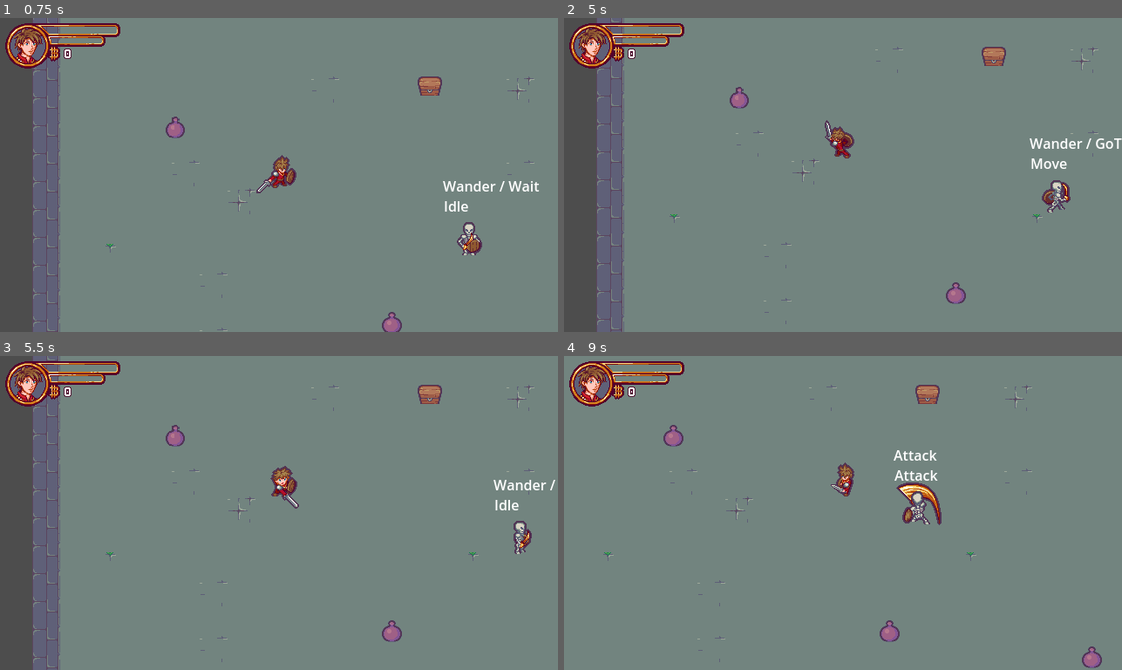
Above: before the commit, frames 1-4 (two rows, left to right).
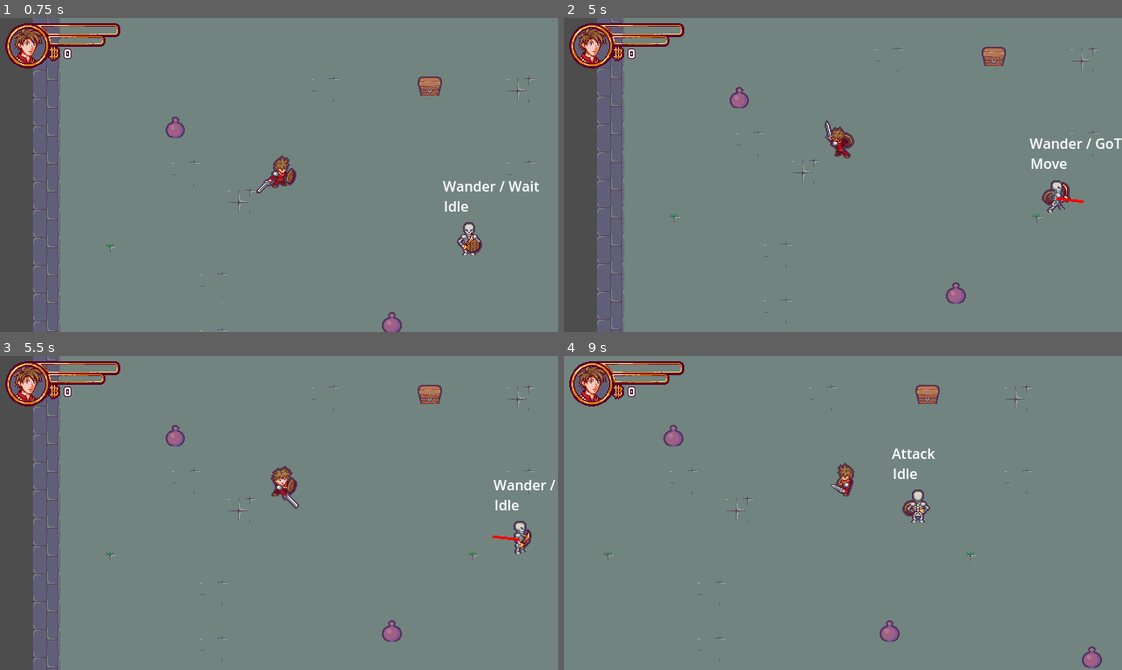
Above: after the commit, the same moments.

Repository: sylvainlap/game-002
Game: Godot game, scene res://Scenes/Levels/level.tscn
The game is run twice, just before and just after one commit, with the same random seed, the same clock (stepped at 60 frames per second) and the same inputs. Sound files missing from this copy of the repository are replaced by a short silence.
Inputs:
- Up to frame 1 (0.75 s): tap Enter (ui_accept) at 0.5 s; hold Right (ui_right) from 0.53 s (still down)
- Up to frame 2 (5 s): tap Enter (ui_accept) at 0.77, 1.52, 3.02, 3.77, 4.52 s; release Right (ui_right) at 1.28 s; hold Down (ui_down) 1.28-2.03 s; hold Right (ui_right) 2.03-2.78 s; hold Up (ui_up) 2.78-3.53 s; hold Left (ui_left) from 3.53 s (still down)
- Up to frame 3 (5.5 s): release Left (ui_left) at 5.03 s; hold Down (ui_down) from 5.03 s (still down)
- Up to frame 4 (9 s): release Down (ui_down) at 5.78 s; hold Right (ui_right) 5.78-6.53 s; tap Enter (ui_accept) at 6.02, 6.77, 7.52 s; hold Up (ui_up) 6.53-7.28 s; hold Right (ui_right) 7.28-8.03 s; hold Down (ui_down) 8.03-8.78 s; hold Left (ui_left) from 8.78 s (still down)

Frame 1 is identical in both runs. In frame 2, less than 0.1% of the frame differs, in the area x 88-94%, y 57-59%; in frame 3, less than 0.1%; in frame 4, 1.0%, in the area x 58-68%, y 29-54%.

Commit message:
chore: video 15 finished

Diff:
--- a/Scenes/Actors/Character/character.tscn
+++ b/Scenes/Actors/Character/character.tscn
@@ -1,18 +1,26 @@
-[gd_scene load_steps=9 format=3 uid="uid://o86pw35ntehg"]
+[gd_scene load_steps=11 format=3 uid="uid://o86pw35ntehg"]
 
 [ext_resource type="PackedScene" uid="uid://d3ncuh1jq0sqw" path="res://Scenes/Actors/actor.tscn" id="1_ixfix"]
 [ext_resource type="Script" path="res://Scenes/Actors/Character/character.gd" id="1_wtjlj"]
 [ext_resource type="SpriteFrames" uid="uid://bgxuab8h77fyl" path="res://Scenes/Actors/Character/character_sprite_frame.tres" id="2_siyj3"]
 [ext_resource type="Shape2D" uid="uid://byq2fmlc165jm" path="res://Scenes/Actors/Character/character_hit_box.tres" id="3_71yk0"]
+[ext_resource type="Shader" path="res://Scenes/Actors/actor.gdshader" id="3_nlwos"]
 [ext_resource type="Shape2D" uid="uid://nfnfl8elw6st" path="res://Scenes/Actors/Character/character_attack_hit_box.tres" id="4_erdnv"]
 [ext_resource type="Script" path="res://Scenes/Actors/Character/States/move.gd" id="6_4gx33"]
 [ext_resource type="Script" path="res://Scenes/Actors/Character/States/idle.gd" id="6_p5kfc"]
 [ext_resource type="Script" path="res://Scenes/Actors/Character/States/attack.gd" id="8_7bog1"]
 
+[sub_resource type="ShaderMaterial" id="ShaderMaterial_iefgq"]
+resource_local_to_scene = true
+shader = ExtResource("3_nlwos")
+shader_parameter/flash_color = Color(1, 1, 1, 1)
+shader_parameter/opacity = 0.0
+
 [node name="Character" instance=ExtResource("1_ixfix")]
 script = ExtResource("1_wtjlj")
 
 [node name="AnimatedSprite2D" parent="." index="0"]
+material = SubResource("ShaderMaterial_iefgq")
 sprite_frames = ExtResource("2_siyj3")
 animation = &"idle_down"
 
--- a/Scenes/Actors/Character/character_hit_box.tres
+++ b/Scenes/Actors/Character/character_hit_box.tres
@@ -1,4 +1,4 @@
 [gd_resource type="CircleShape2D" format=3 uid="uid://byq2fmlc165jm"]
 
 [resource]
-radius = 15.0
+radius = 12.0
--- a/Scenes/Actors/Character/character_sprite_frame.tres
+++ b/Scenes/Actors/Character/character_sprite_frame.tres
@@ -1,6 +1,7 @@
-[gd_resource type="SpriteFrames" load_steps=34 format=3 uid="uid://bgxuab8h77fyl"]
+[gd_resource type="SpriteFrames" load_steps=43 format=3 uid="uid://bgxuab8h77fyl"]
 
 [ext_resource type="Texture2D" uid="uid://f2xrubpf625s" path="res://Scenes/Actors/Character/Sprites/Character_SpriteSheet.png" id="1_x3vsk"]
+[ext_resource type="Texture2D" uid="uid://cdkny04gjxuod" path="res://Scenes/Actors/Character/Sprites/Character_SpriteSheet_Block_hurt.png" id="2_7cxfc"]
 
 [sub_resource type="AtlasTexture" id="AtlasTexture_43kpu"]
 atlas = ExtResource("1_x3vsk")
@@ -49,6 +50,38 @@
 [sub_resource type="AtlasTexture" id="AtlasTexture_q0mrn"]
 atlas = ExtResource("1_x3vsk")
 region = Rect2(448, 64, 64, 64)
+
+[sub_resource type="AtlasTexture" id="AtlasTexture_dhd84"]
+atlas = ExtResource("2_7cxfc")
+region = Rect2(0, 0, 64, 64)
+
+[sub_resource type="AtlasTexture" id="AtlasTexture_g0bcf"]
+atlas = ExtResource("2_7cxfc")
+region = Rect2(64, 0, 64, 64)
+
+[sub_resource type="AtlasTexture" id="AtlasTexture_klloj"]
+atlas = ExtResource("2_7cxfc")
+region = Rect2(0, 192, 64, 64)
+
+[sub_resource type="AtlasTexture" id="AtlasTexture_kjap4"]
+atlas = ExtResource("2_7cxfc")
+region = Rect2(64, 192, 64, 64)
+
+[sub_resource type="AtlasTexture" id="AtlasTexture_v7fn7"]
+atlas = ExtResource("2_7cxfc")
+region = Rect2(0, 128, 64, 64)
+
+[sub_resource type="AtlasTexture" id="AtlasTexture_y86yu"]
+atlas = ExtResource("2_7cxfc")
+region = Rect2(64, 128, 64, 64)
+
+[sub_resource type="AtlasTexture" id="AtlasTexture_ip6d1"]
+atlas = ExtResource("2_7cxfc")
+region = Rect2(0, 64, 64, 64)
+
+[sub_resource type="AtlasTexture" id="AtlasTexture_pk73p"]
+atlas = ExtResource("2_7cxfc")
+region = Rect2(64, 64, 64, 64)
 
 [sub_resource type="AtlasTexture" id="AtlasTexture_iyebn"]
 atlas = ExtResource("1_x3vsk")
@@ -190,9 +223,53 @@
 }, {
 "frames": [{
 "duration": 1.0,
+"texture": SubResource("AtlasTexture_dhd84")
+}, {
+"duration": 1.0,
+"texture": SubResource("AtlasTexture_g0bcf")
+}],
+"loop": false,
+"name": &"hurt_down",
+"speed": 5.0
+}, {
+"frames": [{
+"duration": 1.0,
+"texture": SubResource("AtlasTexture_klloj")
+}, {
+"duration": 1.0,
+"texture": SubResource("AtlasTexture_kjap4")
+}],
+"loop": false,
+"name": &"hurt_left",
+"speed": 5.0
+}, {
+"frames": [{
+"duration": 1.0,
+"texture": SubResource("AtlasTexture_v7fn7")
+}, {
+"duration": 1.0,
+"texture": SubResource("AtlasTexture_y86yu")
+}],
+"loop": false,
+"name": &"hurt_right",
+"speed": 5.0
+}, {
+"frames": [{
+"duration": 1.0,
+"texture": SubResource("AtlasTexture_ip6d1")
+}, {
+"duration": 1.0,
+"texture": SubResource("AtlasTexture_pk73p")
+}],
+"loop": false,
+"name": &"hurt_up",
+"speed": 5.0
+}, {
+"frames": [{
+"duration": 1.0,
 "texture": SubResource("AtlasTexture_iyebn")
 }],
-"loop": true,
+"loop": false,
 "name": &"idle_down",
 "speed": 5.0
 }, {
@@ -200,7 +277,7 @@
 "duration": 1.0,
 "texture": SubResource("AtlasTexture_d0vjo")
 }],
-"loop": true,
+"loop": false,
 "name": &"idle_left",
 "speed": 5.0
 }, {
@@ -208,7 +285,7 @@
 "duration": 1.0,
 "texture": SubResource("AtlasTexture_ltg4c")
 }],
-"loop": true,
+"loop": false,
 "name": &"idle_right",
 "speed": 5.0
 }, {
@@ -216,7 +293,7 @@
 "duration": 1.0,
 "texture": SubResource("AtlasTexture_ro31n")
 }],
-"loop": true,
+"loop": false,
 "name": &"idle_up",
 "speed": 5.0
 }, {
--- a/Scenes/Actors/Enemies/Skeleton/skeleton.tscn
+++ b/Scenes/Actors/Enemies/Skeleton/skeleton.tscn
@@ -1,7 +1,9 @@
-[gd_scene load_steps=48 format=3 uid="uid://c6wmus4cqvgq6"]
+[gd_scene load_steps=59 format=3 uid="uid://c6wmus4cqvgq6"]
 
 [ext_resource type="PackedScene" uid="uid://bya3mc8wmmafc" path="res://Scenes/Actors/Enemies/enemy.tscn" id="1_ml3yf"]
 [ext_resource type="Texture2D" uid="uid://ciq1g308rup6j" path="res://Scenes/Actors/Enemies/Skeleton/Sprites/Squelette_SpriteSheet.png" id="2_aibn1"]
+[ext_resource type="Shader" path="res://Scenes/Actors/actor.gdshader" id="2_lotmy"]
+[ext_resource type="Texture2D" uid="uid://kgvr5v83xgfa" path="res://Scenes/Actors/Enemies/Skeleton/Sprites/Squelette_SpriteSheet_Hurt.png" id="3_bu3tx"]
 [ext_resource type="Script" path="res://StateMachine/state_machine.gd" id="3_e24xs"]
 [ext_resource type="Script" path="res://Scenes/Actors/Enemies/Skeleton/States/move.gd" id="3_nu6cx"]
 [ext_resource type="Script" path="res://Scenes/Actors/Enemies/Skeleton/States/chase.gd" id="5_rg132"]
@@ -11,6 +13,12 @@
 [ext_resource type="Script" path="res://Scenes/Actors/Enemies/Skeleton/States/attack.gd" id="8_nb2ht"]
 [ext_resource type="Script" path="res://Scenes/Actors/Enemies/Skeleton/States/go_to.gd" id="8_nu4ip"]
 
+[sub_resource type="ShaderMaterial" id="ShaderMaterial_vvemf"]
+resource_local_to_scene = true
+shader = ExtResource("2_lotmy")
+shader_parameter/flash_color = Color(1, 1, 1, 1)
+shader_parameter/opacity = 0.0
+
 [sub_resource type="AtlasTexture" id="AtlasTexture_w0848"]
 atlas = ExtResource("2_aibn1")
 region = Rect2(320, 0, 64, 64)
@@ -58,6 +66,38 @@
 [sub_resource type="AtlasTexture" id="AtlasTexture_n0s00"]
 atlas = ExtResource("2_aibn1")
 region = Rect2(448, 64, 64, 64)
+
+[sub_resource type="AtlasTexture" id="AtlasTexture_o1qk6"]
+atlas = ExtResource("3_bu3tx")
+region = Rect2(0, 0, 64, 64)
+
+[sub_resource type="AtlasTexture" id="AtlasTexture_yahqe"]
+atlas = ExtResource("3_bu3tx")
+region = Rect2(64, 0, 64, 64)
+
+[sub_resource type="AtlasTexture" id="AtlasTexture_1fn4j"]
+atlas = ExtResource("3_bu3tx")
+region = Rect2(0, 128, 64, 64)
+
+[sub_resource type="AtlasTexture" id="AtlasTexture_dn3qi"]
+atlas = ExtResource("3_bu3tx")
+region = Rect2(64, 128, 64, 64)
+
+[sub_resource type="AtlasTexture" id="AtlasTexture_c7ms2"]
+atlas = ExtResource("3_bu3tx")
+region = Rect2(0, 192, 64, 64)
+
+[sub_resource type="AtlasTexture" id="AtlasTexture_pfif0"]
+atlas = ExtResource("3_bu3tx")
+region = Rect2(64, 192, 64, 64)
+
+[sub_resource type="AtlasTexture" id="AtlasTexture_bcjps"]
+atlas = ExtResource("3_bu3tx")
+region = Rect2(0, 64, 64, 64)
+
+[sub_resource type="AtlasTexture" id="AtlasTexture_hs83o"]
+atlas = ExtResource("3_bu3tx")
+region = Rect2(64, 64, 64, 64)
 
 [sub_resource type="AtlasTexture" id="AtlasTexture_enuyc"]
 atlas = ExtResource("2_aibn1")
@@ -151,7 +191,7 @@
 "duration": 1.0,
 "texture": SubResource("AtlasTexture_6o4dk")
 }],
-"loop": true,
+"loop": false,
 "name": &"attack_down",
 "speed": 5.0
 }, {
@@ -165,7 +205,7 @@
 "duration": 1.0,
 "texture": SubResource("AtlasTexture_8kqdb")
 }],
-"loop": true,
+"loop": false,
 "name": &"attack_left",
 "speed": 5.0
 }, {
@@ -179,7 +219,7 @@
 "duration": 1.0,
 "texture": SubResource("AtlasTexture_mx4bm")
 }],
-"loop": true,
+"loop": false,
 "name": &"attack_right",
 "speed": 5.0
 }, {
@@ -193,15 +233,59 @@
 "duration": 1.0,
 "texture": SubResource("AtlasTexture_n0s00")
 }],
-"loop": true,
+"loop": false,
 "name": &"attack_up",
 "speed": 5.0
 }, {
 "frames": [{
 "duration": 1.0,
+"texture": SubResource("AtlasTexture_o1qk6")
+}, {
+"duration": 1.0,
+"texture": SubResource("AtlasTexture_yahqe")
+}],
+"loop": false,
+"name": &"hurt_down",
+"speed": 5.0
+}, {
+"frames": [{
+"duration": 1.0,
+"texture": SubResource("AtlasTexture_1fn4j")
+}, {
+"duration": 1.0,
+"texture": SubResource("AtlasTexture_dn3qi")
+}],
+"loop": false,
+"name": &"hurt_left",
+"speed": 5.0
+}, {
+"frames": [{
+"duration": 1.0,
+"texture": SubResource("AtlasTexture_c7ms2")
+}, {
+"duration": 1.0,
+"texture": SubResource("AtlasTexture_pfif0")
+}],
+"loop": false,
+"name": &"hurt_right",
+"speed": 5.0
+}, {
+"frames": [{
+"duration": 1.0,
+"texture": SubResource("AtlasTexture_bcjps")
+}, {
+"duration": 1.0,
+"texture": SubResource("AtlasTexture_hs83o")
+}],
+"loop": false,
+"name": &"hurt_up",
+"speed": 5.0
+}, {
+"frames": [{
+"duration": 1.0,
 "texture": SubResource("AtlasTexture_enuyc")
 }],
-"loop": true,
+"loop": false,
 "name": &"idle_down",
 "speed": 5.0
 }, {
@@ -209,7 +293,7 @@
 "duration": 1.0,
 "texture": SubResource("AtlasTexture_gx4ub")
 }],
-"loop": true,
+"loop": false,
 "name": &"idle_left",
 "speed": 5.0
 }, {
@@ -217,7 +301,7 @@
 "duration": 1.0,
 "texture": SubResource("AtlasTexture_d0p6x")
 }],
-"loop": true,
+"loop": false,
 "name": &"idle_right",
 "speed": 5.0
 }, {
@@ -225,7 +309,7 @@
 "duration": 1.0,
 "texture": SubResource("AtlasTexture_c4484")
 }],
-"loop": true,
+"loop": false,
 "name": &"idle_up",
 "speed": 5.0
 }, {
@@ -299,7 +383,7 @@
 }]
 
 [sub_resource type="CircleShape2D" id="CircleShape2D_4en1j"]
-radius = 15.0
+radius = 13.0
 
 [sub_resource type="RectangleShape2D" id="RectangleShape2D_qxsj0"]
 size = Vector2(45, 15)
@@ -311,9 +395,11 @@
 radius = 27.074
 
 [node name="Skeleton" instance=ExtResource("1_ml3yf")]
+material = null
 SPEED = 170.0
 
 [node name="AnimatedSprite2D" parent="." index="0"]
+material = SubResource("ShaderMaterial_vvemf")
 sprite_frames = SubResource("SpriteFrames_j8fa6")
 animation = &"idle_down"
 
@@ -372,3 +458,6 @@
 
 [node name="CollisionShape2D" parent="AttackArea" index="0"]
 shape = SubResource("CircleShape2D_lrjjw")
+
+[node name="PathLine" parent="." index="7"]
+visible = true
--- a/Scenes/Actors/Enemies/enemy.gd
+++ b/Scenes/Actors/Enemies/enemy.gd
@@ -4,6 +4,7 @@
 @onready var behaviour_tree = get_node("BehaviourTree")
 @onready var chase_area = get_node("ChaseArea")
 @onready var attack_area = get_node("AttackArea")
+@onready var path_line = get_node("PathLine")
 
 signal target_in_chase_area_changed
 signal target_in_attack_area_changed
@@ -39,6 +40,9 @@
 		path = [dest]
 	else:
 		path = pathfinder.find_path(global_position, dest)
+
+	if path_line.is_visible():
+		path_line.set_points(path)
 
 
 func move_along_path(delta: float) -> void:
@@ -81,6 +85,8 @@
 	target_in_chase_area_changed.connect(_on_target_in_chase_area_changed)
 	target_in_attack_area_changed.connect(_on_target_in_attack_area_changed)
 
+	path_line.set_as_top_level(true)
+
 	super._ready()
 
 
@@ -119,10 +125,7 @@
 
 
 func _on_moving_direction_changed() -> void:
-	if abs(get_moving_direction().x) > abs(get_moving_direction().y):
-		set_facing_direction(Vector2(sign(moving_direction.x), 0))
-	else:
-		set_facing_direction(Vector2(0, sign(moving_direction.y)))
+	face_direction(get_moving_direction())
 
 
 func _on_state_changed(state) -> void:
--- a/Scenes/Actors/Enemies/enemy.tscn
+++ b/Scenes/Actors/Enemies/enemy.tscn
@@ -13,3 +13,8 @@
 [node name="AttackArea" type="Area2D" parent="." index="5"]
 
 [node name="CollisionShape2D" type="CollisionShape2D" parent="AttackArea" index="0"]
+
+[node name="PathLine" type="Line2D" parent="." index="6"]
+visible = false
+width = 3.0
+default_color = Color(1, 0, 0, 1)
--- a/Scenes/Actors/actor.gd
+++ b/Scenes/Actors/actor.gd
@@ -78,8 +78,34 @@
 	var bodies_array = attack_hit_box.get_overlapping_bodies()
 
 	for body in bodies_array:
-		if body.has_method("destroy"):
+		if body.has_method("hurt"):
+			body.face_position(global_position)
+			body.hurt()
+		elif body.has_method("destroy"):
 			body.destroy()
+
+
+func hurt() -> void:
+	state_machine.set_state("Hurt")
+	_hurt_feedback()
+
+
+func _hurt_feedback() -> void:
+	var hurt_tween = get_tree().create_tween()
+	hurt_tween.tween_property(animated_sprite.material, "shader_parameter/opacity", 1.0, 0.1);
+	hurt_tween.tween_property(animated_sprite.material, "shader_parameter/opacity", 0.0, 0.1);
+
+
+func face_position(pos: Vector2) -> void:
+	var dir = global_position.direction_to(pos)
+	face_direction(dir)
+
+
+func face_direction(dir: Vector2) -> void:
+	if abs(dir.x) > abs(dir.y):
+		set_facing_direction(Vector2(sign(dir.x), 0))
+	else:
+		set_facing_direction(Vector2(0, sign(dir.y)))
 
 
 func _on_state_changed(new_state: Node2D) -> void:
@@ -112,6 +138,8 @@
 func _on_animated_sprite_2d_animation_finished() -> void:
 	if "attack".is_subsequence_of(animated_sprite.get_animation()):
 		state_machine.set_state("Idle")
+	elif "hurt".is_subsequence_of(animated_sprite.get_animation()):
+		state_machine.set_state("Idle")
 
 
 func _on_animated_sprite_2d_frame_changed() -> void:
--- /dev/null
+++ b/Scenes/Actors/actor.gdshader
@@ -0,0 +1,13 @@
+shader_type canvas_item;
+
+uniform vec4 flash_color : source_color = vec4(1.0);
+uniform float opacity : hint_range(0.0, 1.0) = 0.0;
+
+void fragment() {
+	vec4 current_color = texture(TEXTURE, UV);
+	if (current_color.a == 0.0) {
+		discard;
+	}
+
+	COLOR = mix(current_color, flash_color, opacity);
+}
--- a/Scenes/Actors/actor.tscn
+++ b/Scenes/Actors/actor.tscn
@@ -1,16 +1,30 @@
-[gd_scene load_steps=4 format=3 uid="uid://d3ncuh1jq0sqw"]
+[gd_scene load_steps=7 format=3 uid="uid://d3ncuh1jq0sqw"]
 
 [ext_resource type="Script" path="res://Scenes/Actors/actor.gd" id="1_7et1r"]
+[ext_resource type="Shader" path="res://Scenes/Actors/actor.gdshader" id="1_8v1m3"]
 [ext_resource type="Script" path="res://StateMachine/state_machine.gd" id="2_w844r"]
 [ext_resource type="Script" path="res://StateMachine/state.gd" id="3_3kdbl"]
 
+[sub_resource type="ShaderMaterial" id="ShaderMaterial_gvi4n"]
+shader = ExtResource("1_8v1m3")
+shader_parameter/flash_color = Color(1, 1, 1, 1)
+shader_parameter/opacity = 0.0
+
+[sub_resource type="ShaderMaterial" id="ShaderMaterial_f0tu3"]
+resource_local_to_scene = true
+shader = ExtResource("1_8v1m3")
+shader_parameter/flash_color = Color(1, 1, 1, 1)
+shader_parameter/opacity = 0.0
+
 [node name="Actor" type="CharacterBody2D"]
 texture_filter = 1
+material = SubResource("ShaderMaterial_gvi4n")
 script = ExtResource("1_7et1r")
 metadata/_edit_lock_ = true
 
 [node name="AnimatedSprite2D" type="AnimatedSprite2D" parent="."]
 texture_filter = 1
+material = SubResource("ShaderMaterial_f0tu3")
 animation = &""
 metadata/_edit_lock_ = true
 
@@ -35,3 +49,6 @@
 
 [node name="Attack" type="Node2D" parent="StateMachine"]
 script = ExtResource("3_3kdbl")
+
+[node name="Hurt" type="Node2D" parent="StateMachine"]
+script = ExtResource("3_3kdbl")
Binary file added: Scenes/Actors/Character/Sprites/Character_SpriteSheet_Block_hurt.png
Not shown, added: Scenes/Actors/Character/Sprites/Character_SpriteSheet_Block_hurt.png.import
Binary file added: Scenes/Actors/Enemies/Skeleton/Sprites/Squelette_SpriteSheet_Hurt.png
Not shown, added: Scenes/Actors/Enemies/Skeleton/Sprites/Squelette_SpriteSheet_Hurt.png.import
